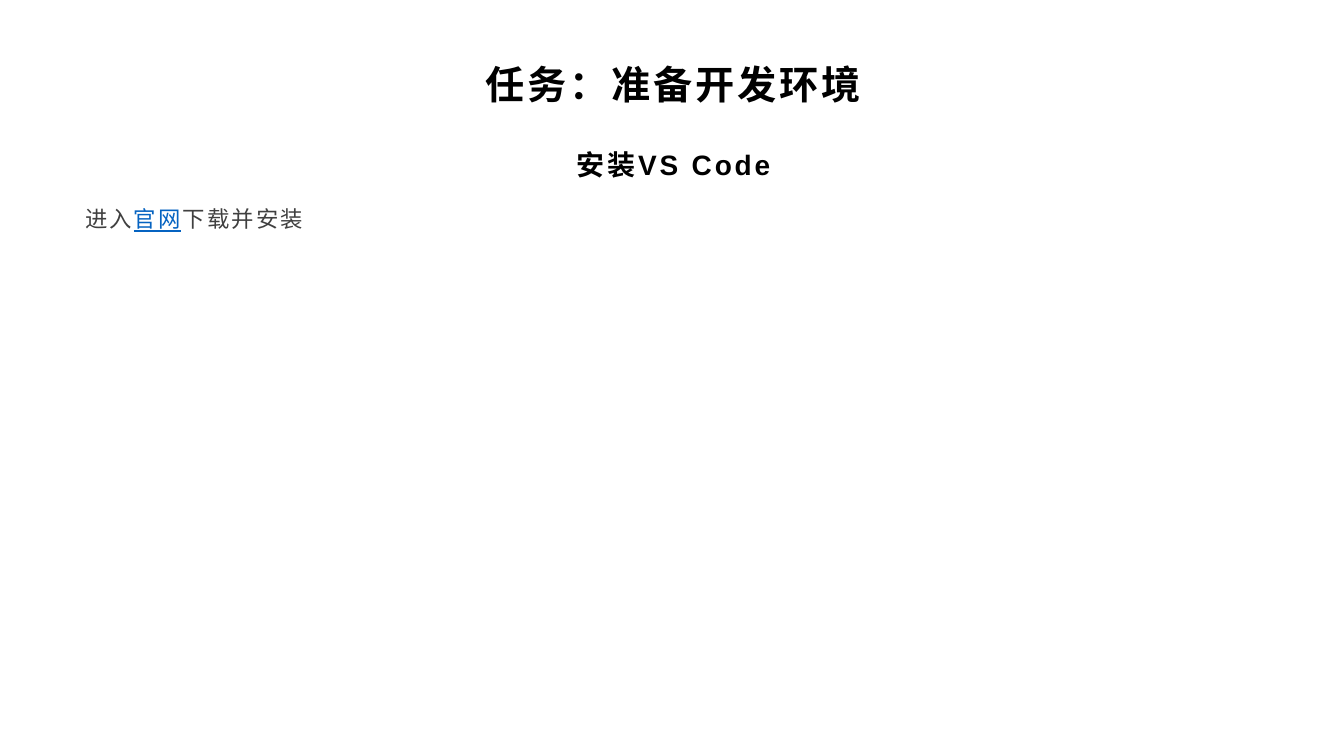
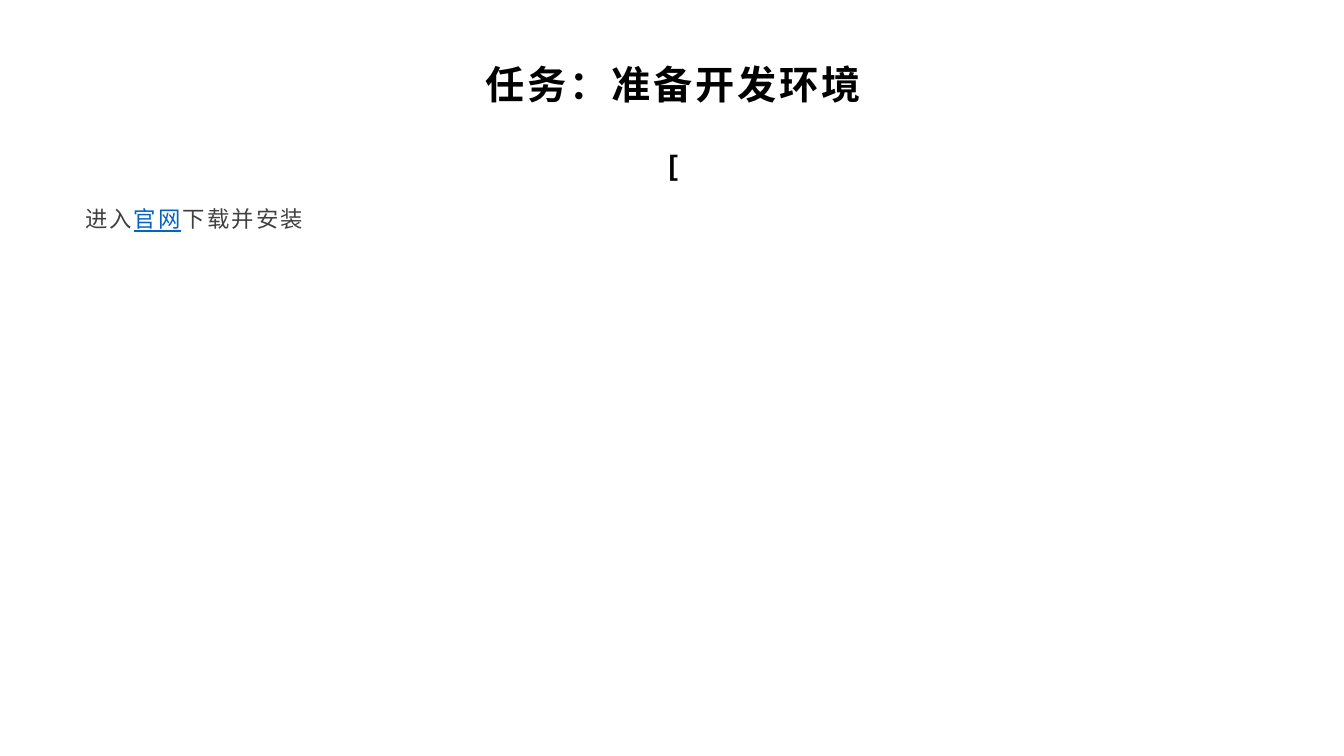
Before and after one commit to yyc-git/PotorealisticRenderEdu-3, a slide deck: slide 20 of lessons/2_triangle/ppt/WebGPU介绍和使用光栅化管线绘制一个三角形.pptx. Drawn at 1344x756 pixels with LibreOffice and Linux fonts; fonts in the diff are those of the drawing; background and template pictures are left out. Boxes give left, top, right and bottom in pixels: in the first picture for what was removed or moved away, otherwise in the second. Text is boxed around its words. In the diff, an @@ line names an element or a change of style, - is before the commit and + after.

```diff
--- a/lessons/2_triangle/ppt/WebGPU介绍和使用光栅化管线绘制一个三角形.pptx
+++ b/lessons/2_triangle/ppt/WebGPU介绍和使用光栅化管线绘制一个三角形.pptx
@@ text at <box>576,151,771,178</box>: text changed @@
-安装VS Code
+[
```
Also in this commit, not shown: 7 other slides changed, 1 slide added, 1 other file.
